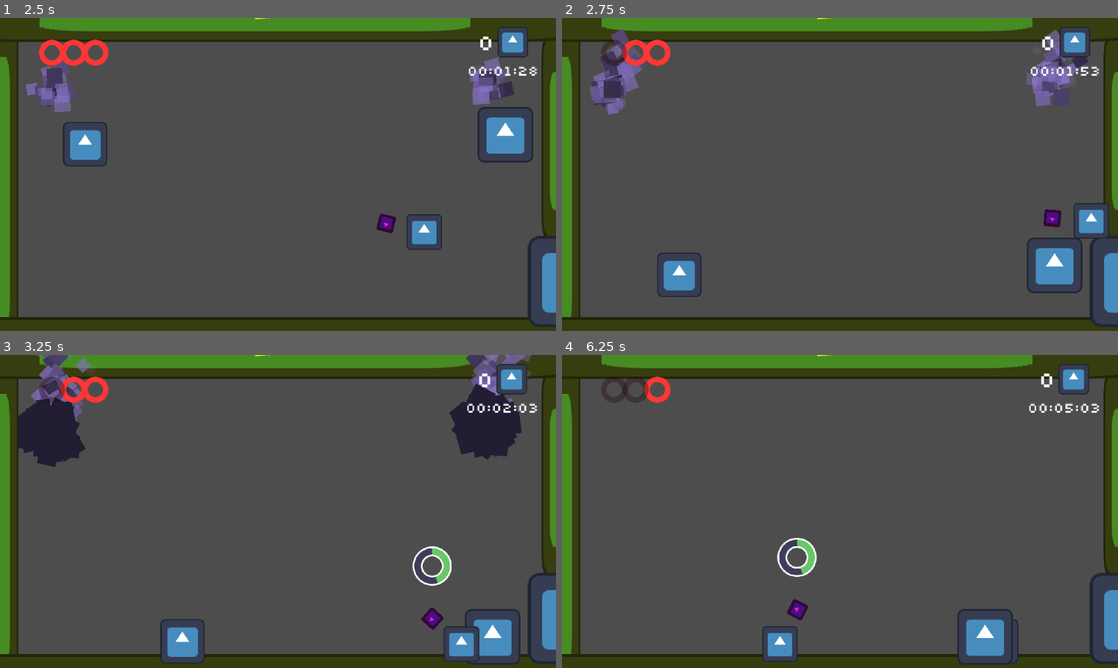
Above: before the commit, frames 1-4 (two rows, left to right).
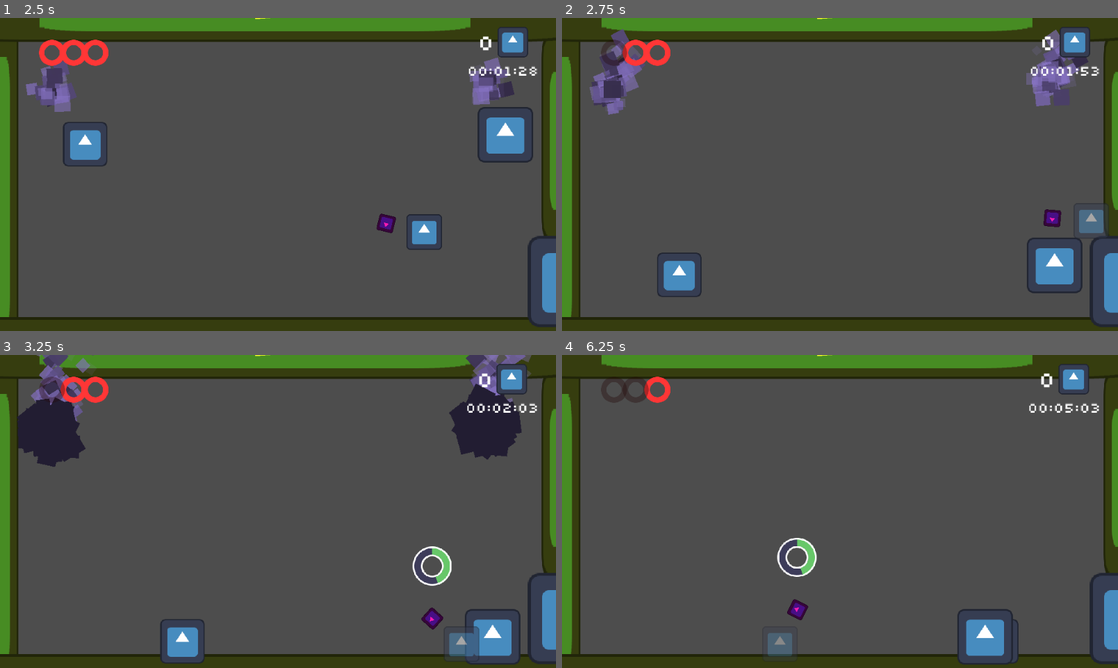
Above: after the commit, the same moments.

Repository: Juawo/hammer-game
Game: Godot game, scene res://scenes/Ui/main_menu.tscn
Same seed, same stepped clock (60 frames per second), same inputs: the game is played once before the commit and once after it. The engine's default icon, where the game draws it, is replaced by a stand-in: a white triangle on a blue panel in a dark square.
Inputs (mouse positions are in pixels of both pictures, inside the frame that each line leads up to):
- Up to frame 1 (2.5 s): click "PLAY" at 0.5 s; tap Enter at 1.25 s; move the mouse to (400, 158) at 1.27 s; press the mouse at (400, 158) at 1.28 s; hold D (right) from 1.28 s (still down); tap W (jump) at 1.52, 2.27 s; move the mouse to (166, 190) at 2.02 s; release the mouse at (166, 190) at 2.03 s; click (166, 190) at 2.1 s
- Up to frame 2 (2.75 s): keep holding D (right)
- Up to frame 3 (3.25 s): move the mouse to (333, 442) at 2.77 s; release D (right) at 2.78 s; press the mouse at (333, 442) at 2.78 s; hold A (left) from 2.78 s (still down)
- Up to frame 4 (6.25 s): move the mouse to (812, 574) at 3.52 s; release A (left) at 3.53 s; release the mouse at (812, 574) at 3.53 s; hold D (right) 3.53-5.03 s; click (812, 574) at 3.6 s; tap W (jump) at 3.77, 4.52, 5.27 s; move the mouse to (1006, 558) at 4.27 s; press the mouse at (1006, 558) at 4.28 s; move the mouse to (673, 464) at 5.02 s; release the mouse at (673, 464) at 5.03 s; hold A (left) 5.03-5.78 s; click (673, 464) at 5.1 s; move the mouse to (867, 511) at 5.77 s; press the mouse at (867, 511) at 5.78 s; hold D (right) from 5.78 s (still down)

Frame 1 is identical in both runs. In frame 2, 0.4% of the frame differs, in the area x 93-99%, y 59-70%; in frame 3, 0.5%; in frame 4, 0.5%, in the area x 36-43%, y 86-98%.

Commit message:
Add camera shake functionality and integrate with level events

Diff:
--- /dev/null
+++ b/scenes/levels/camera.tscn
@@ -0,0 +1,26 @@
+[gd_scene format=3 uid="uid://ghalym7hf045"]
+
+[ext_resource type="Script" uid="uid://biqyhdpk2dws0" path="res://scripts/Levels/camera.gd" id="1_rtr5j"]
+
+[sub_resource type="Curve" id="Curve_04dxk"]
+_data = [Vector2(0, 1), 0.0, 0.0, 0, 0, Vector2(0.52237666, 0.6328258), 0.0, 0.0, 0, 0, Vector2(0.7692902, 0.47208124), 0.0, 0.0, 0, 0, Vector2(0.9969136, 0.1252116), 0.0, 0.0, 0, 0]
+point_count = 4
+
+[sub_resource type="Gradient" id="Gradient_5i7ya"]
+offsets = PackedFloat32Array(0.3725324, 1)
+colors = PackedColorArray(0.46959704, 0.30904502, 0.3316476, 1, 0.37, 0.19684003, 0.17760001, 0.41568628)
+
+[node name="Camera" type="Camera2D" unique_id=909425961]
+script = ExtResource("1_rtr5j")
+
+[node name="DustParticle" type="CPUParticles2D" parent="." unique_id=241601333]
+position = Vector2(-1, -179)
+emitting = false
+amount = 25
+one_shot = true
+emission_shape = 3
+emission_rect_extents = Vector2(380, 1)
+scale_amount_min = 6.0
+scale_amount_max = 12.0
+scale_amount_curve = SubResource("Curve_04dxk")
+color_initial_ramp = SubResource("Gradient_5i7ya")
--- a/scripts/Autoloads/events.gd
+++ b/scripts/Autoloads/events.gd
@@ -2,3 +2,6 @@
 
 signal player_health_changed(healt: int)
 signal level_started
+
+# signal to camera
+signal shake_camera(shake_force: float)
--- /dev/null
+++ b/scripts/Levels/camera.gd
@@ -0,0 +1,29 @@
+extends Camera2D
+
+var shake_strength := 0.0
+var shake_fade := 5.0
+@onready var dust_particles: CPUParticles2D = $DustParticle
+
+func _ready() -> void:
+	Events.shake_camera.connect(_on_request_shake)
+
+func _on_request_shake(strenght: float) -> void:
+	apply_shake(strenght)
+
+func apply_shake(strength: float) -> void:
+	shake_strength = strength
+
+	# Dispara a cascata de partículas do teto
+	dust_particles.restart()
+	dust_particles.emitting = true
+
+func _process(delta: float) -> void:
+	if shake_strength > 0:
+		# Reduz a força do tremor aos poucos
+		shake_strength = lerpf(shake_strength, 0, shake_fade * delta)
+
+		# Move a câmera aleatoriamente dentro da força atual
+		offset = Vector2(
+			randf_range(-shake_strength, shake_strength),
+			randf_range(-shake_strength, shake_strength)
+		)
--- a/scripts/Levels/level_base.gd
+++ b/scripts/Levels/level_base.gd
@@ -34,6 +34,7 @@
 func trigger_wall_cracked_sequence() -> void:
 	max_enemies_allowed *= 2
 	update_spawners_generation(2.5)
+	Events.shake_camera.emit(15.0)
 
 # when the wall is destroyed | get the game the most frenetic momment
 func trigger_escape_sequence() -> void :
@@ -41,6 +42,8 @@
 	max_enemies_allowed *= 2
 	level_exit.switch_disable_exit()
 	update_spawners_generation(1.5)
+	Events.shake_camera.emit(30.0)
+
 
 func update_spawners_generation(new_interval: float) -> void:
 	var spawners = get_tree().get_nodes_in_group("Spawners")
--- a/scripts/Player/player.gd
+++ b/scripts/Player/player.gd
@@ -8,21 +8,23 @@
 var speed_modifier := 1.0
 var jump_modifier := 1.0
 
-const INVULNERABILITY_TIME = 2
+const INVULNERABILITY_TIME = 1.5
 
+@onready var collision_shape: CollisionShape2D = $CollisionShape2D
 @onready var sprite_2d: Sprite2D = $Sprite2D
 
 var max_health = 3
 var current_health := 3
 var is_invulnerable := false
-
+var is_dead := false
 var knockback_velocity := Vector2.ZERO
 
 func _ready() -> void:
 	current_health = max_health
 
 func _physics_process(delta: float) -> void:
-	# Add the gravity.
+	if is_dead :
+		return
 	if not is_on_floor():
 		velocity += get_gravity() * delta
 
@@ -48,6 +50,9 @@
 	knockback_velocity = force
 
 func set_hammer_charging(is_charging : bool) -> void :
+	if is_dead :
+		return
+
 	if is_charging :
 		speed_modifier = 0.4
 		jump_modifier = 0.6
@@ -59,23 +64,45 @@
 	if is_invulnerable :
 		return
 
+	if is_dead :
+		return
+
 	current_health -= value
 	Events.player_health_changed.emit(current_health)
 	if current_health <= 0 :
 		die()
 	else :
-		trigger_invulnerability()
+		trigger_invulnerability(INVULNERABILITY_TIME)
 
-func trigger_invulnerability() -> void :
+func trigger_invulnerability(duration: float) -> void:
 	is_invulnerable = true
-	# add visuals to player understand that he is invulenrable
-	await get_tree().create_timer(INVULNERABILITY_TIME, false).timeout
+	var tween = create_tween().set_loops()
 
+	# Interpola o alpha (transparência) do Sprite de 100% para 0% a cada 0.1s
+	tween.tween_property(sprite_2d, "modulate:a", 0.0, 0.1)
+	tween.tween_property(sprite_2d, "modulate:a", 1.0, 0.1)
+
+	# Espera o tempo acabar
+	await get_tree().create_timer(duration).timeout
+
+	tween.kill() # Interrompe o piscar
+	sprite_2d.modulate.a = 1.0 # Garante que não parou invisível
 	is_invulnerable = false
 
 func die() -> void :
-	# TODO : Add visuals and connect to GameManager
+	# TODO : Add visuals
+	if is_dead :
+		return
+	is_dead = true
+	await die_animation()
 	GameManager.register_death()
+
+func die_animation() -> Signal:
+	var tween = create_tween().set_trans(Tween.TRANS_ELASTIC).set_ease(Tween.EASE_OUT)
+	tween.tween_property(self, "position:y", (position.y - 30),  0.5)
+	tween.tween_property(self, "scale", Vector2.ZERO, 1)
+	await tween.finished
+	return tween.finished
 
 func _on_hurtbox_area_entered(area: Area2D) -> void:
 	if area.is_in_group("DamageDealer") :
Not shown, added: scripts/Levels/camera.gd.uid
